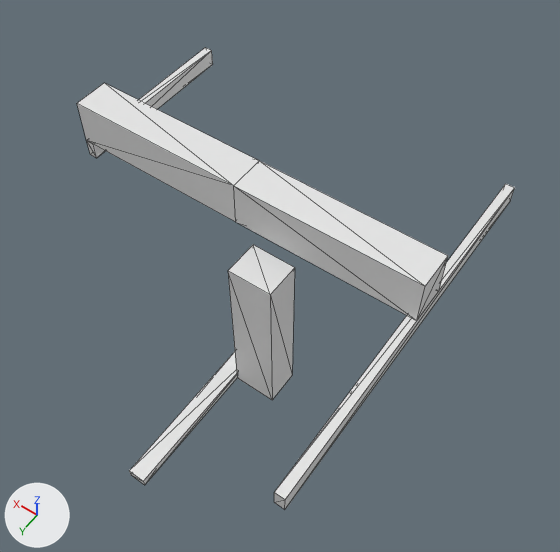
The OBJ model Data/bmc/tiles_structure/t_197.obj, before and after one commit.
Camera for both pictures: a 50 mm camera at (-0.822, 0.967, 1.455) aimed at (-0.133, 0.002, -0.062). Arrows for +X, +Y and +Z are at lower left; the lights stay in place. Mesh edges are drawn as thin lines. Where no turn or scale is listed for an object, it has been applied to the vertices.

Names of what the first picture shows: 't_197'.
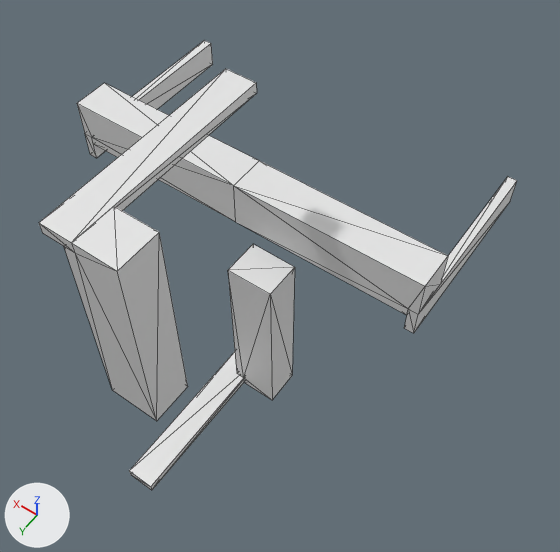
Location of each change, (x1, y1, x2, y2) in pixels of the pictures (560 x 552 px; the box of a moved part takes in the faces that stretch with it):
't_197', reshaped (9% wider)
    before: (77, 48, 515, 509)
    after: (39, 40, 517, 490)
part 1 of me_t_197, added
    after: (39, 69, 257, 421)
part 2 of me_t_197, moved or reshaped
    before: (77, 48, 515, 509)
    after: (77, 40, 517, 490)

The edits, one by one:
me_t_197 is used by ob_t_197; location (0.0, 0.0, 0.0).
me_t_197 had 42 vertices, 72 faces and spanned x -0.5..0.5, y -0.5..0.5, z -0.5..0.175.
me_t_197 now has 68 vertices, 126 faces and spans x -0.5..0.5, y -0.5..0.5, z -0.5..0.5.
me_t_197 part 1: a new loose piece of 18 vertices spanning x -0.175..0.0, y 0.0..0.5, z 0.0..0.5.
Part 2, on me_t_197:
18 vertices are removed from x -0.5..0.5, y -0.5..0.5, z -0.5..0.05.
65 faces are deleted.
2 vertices move from x -0.475..0.5, y -0.5, z 0.05 to x -0.5..0.475, y -0.5, z 0.075.
21 vertices are added at x -0.5..0.5, y -0.5..0.5, z -0.5..0.075.
5 new vertices lie (0.0, -0.1, 0.0) away from vertices in x -0.5..0.5, y 0.0, z 0.05..0.075.
87 new faces join them.
